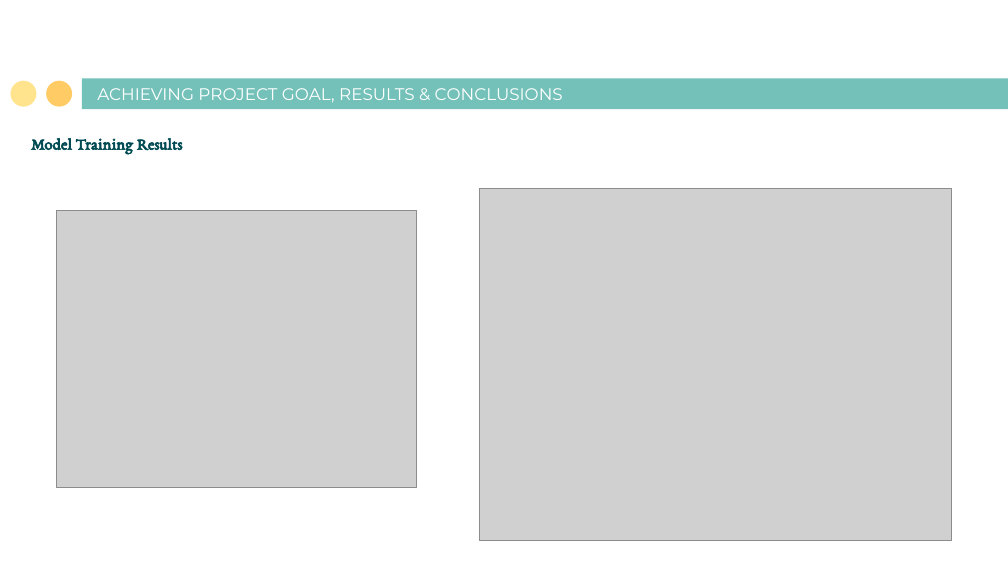
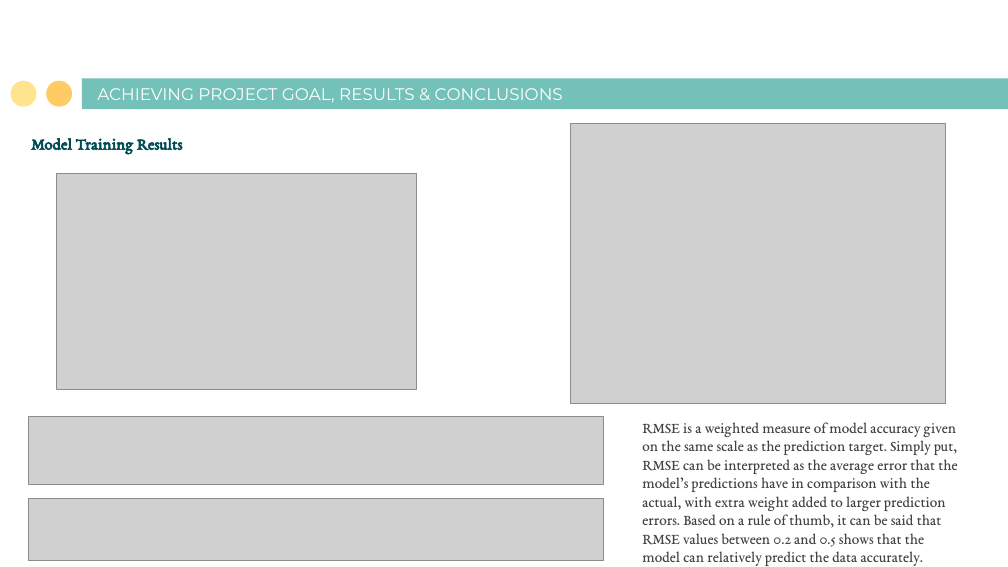
Before and after one commit to BrownTD/Final-Project, a slide deck: slide 13 of Group 2 Final Project House Price Prediction.pptx. Drawn at 1008x567 pixels with LibreOffice and Linux fonts; fonts in the diff are those of the drawing; grey boxes stand for pictures. Boxes give left, top, right and bottom in pixels: in the first picture for what was removed or moved away, otherwise in the second. Text is boxed around its words. In the diff, an @@ line names an element or a change of style, - is before the commit and + after.

```diff
--- a/Group 2 Final Project House Price Prediction.pptx
+++ b/Group 2 Final Project House Price Prediction.pptx
@@ picture: place and size @@
-picture at box(479, 188, 952, 540)
+picture at box(571, 124, 947, 404)
@@ picture: place and size @@
-picture at box(56, 211, 417, 488)
+picture at box(56, 173, 417, 390)
@@ picture added at box(28, 416, 604, 485) @@
@@ text added at box(642, 422, 957, 566), 11 pt, text #434343 @@
+RMSE is a weighted measure of model accuracy given on the same scale as the prediction target. Simply put, RMSE can be interpreted as the average error that the model’s predictions have in comparison with the actual, with extra weight added to larger prediction errors. Based on a rule of thumb, it can be said that RMSE values between 0.2 and 0.5 shows that the model can relatively predict the data accurately.
@@ picture added at box(28, 498, 604, 560) @@
```
Also in this commit, not shown: 3 other slides changed, 1 other file.
